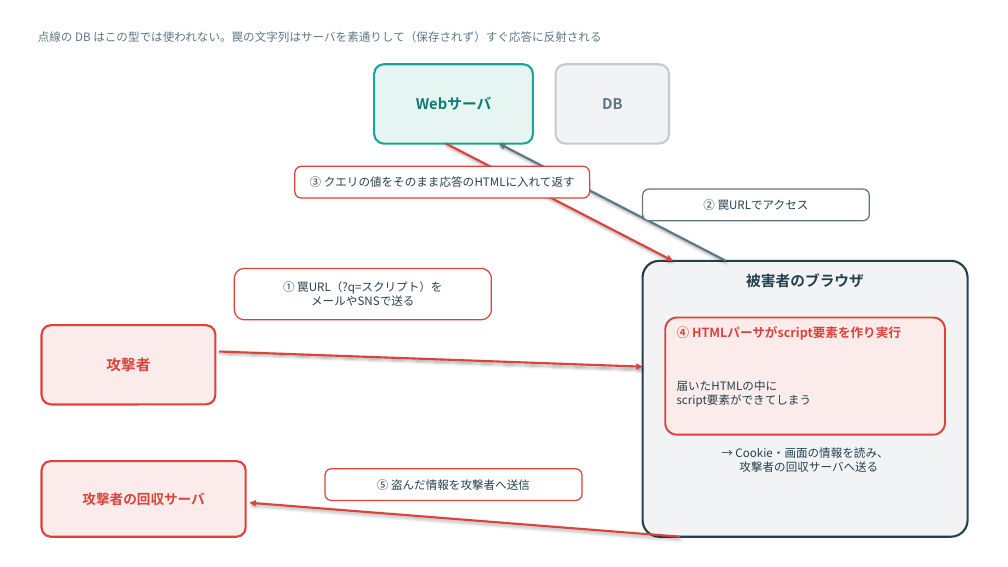
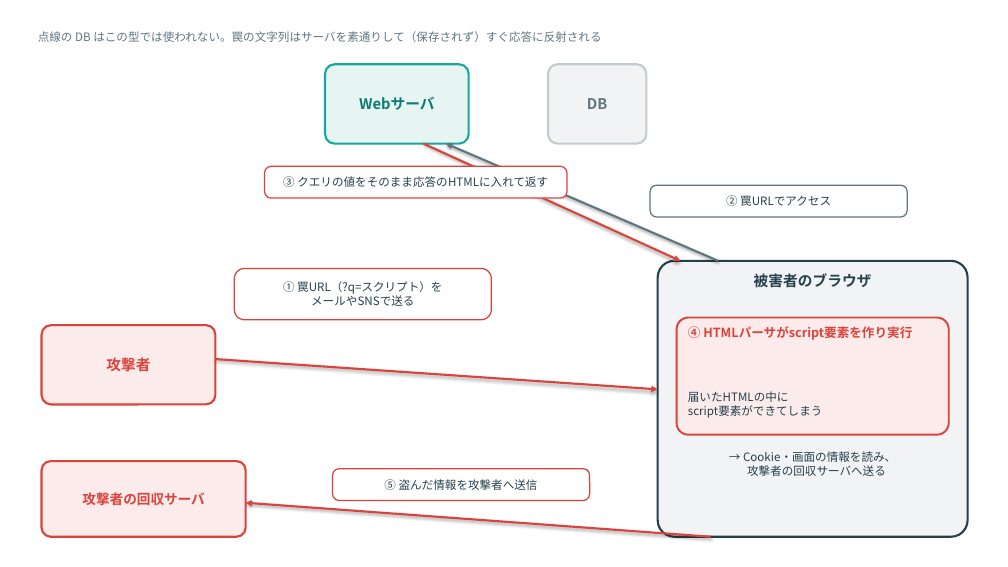
Before and after one commit to nico0748/tech-boosters, a slide deck: slide 3 of deep-dive/drafts/no.1-xss/image/HTMLパーサ図.pptx. Drawn at 1008x567 pixels with LibreOffice and Linux fonts; fonts in the diff are those of the drawing. Boxes give left, top, right and bottom in pixels: in the first picture for what was removed or moved away, otherwise in the second. Text is boxed around its words. In the diff, an @@ line names an element or a change of style, - is before the commit and + after.

```diff
--- a/deep-dive/drafts/no.1-xss/image/HTMLパーサ図.pptx
+++ b/deep-dive/drafts/no.1-xss/image/HTMLパーサ図.pptx
@@ text "Webサーバ": place and size @@
-text "Webサーバ" at [416, 96, 492, 110]
+text "Webサーバ" at [359, 96, 435, 110]
@@ rounded rectangle: place and size @@
-rounded rectangle at [374, 64, 533, 144]
+rounded rectangle at [325, 64, 469, 144]
@@ text "DB": place and size @@
-text "DB" at [602, 98, 623, 109]
+text "DB" at [587, 98, 608, 109]
@@ rounded rectangle: place and size @@
-rounded rectangle at [556, 64, 669, 144]
+rounded rectangle at [548, 64, 647, 144]
@@ arrow moved from (446, 144) - (673, 261) to (423, 144) - (681, 261) @@
@@ arrow moved from (726, 261) - (499, 144) to (718, 261) - (446, 144) @@
@@ rounded rectangle: place and size @@
-rounded rectangle at [295, 166, 590, 198]
+rounded rectangle at [265, 166, 567, 198]
@@ text "③ クエリの値をそのまま応答のHTMLに入れて返す": place and size @@
-text "③ クエリの値をそのまま応答のHTMLに入れて返す" at [310, 176, 575, 187]
+text "③ クエリの値をそのまま応答のHTMLに入れて返す" at [283, 176, 548, 187]
@@ rounded rectangle: place and size @@
-rounded rectangle at [643, 189, 870, 221]
+rounded rectangle at [650, 185, 907, 217]
@@ text "② 罠URLでアクセス": place and size @@
-text "② 罠URLでアクセス" at [703, 199, 809, 210]
+text "② 罠URLでアクセス" at [726, 195, 831, 206]
@@ rounded rectangle: place and size @@
-rounded rectangle at [643, 261, 968, 537]
+rounded rectangle at [658, 261, 968, 537]
@@ text "被害者のブラウザ": place and size @@
-text "被害者のブラウザ" at [746, 273, 864, 288]
+text "被害者のブラウザ" at [754, 273, 872, 288]
@@ rounded rectangle: place and size @@
-rounded rectangle at [665, 318, 945, 435]
+rounded rectangle at [677, 318, 949, 435]
@@ text "④ HTMLパーサがscript要素を作り実行": place and size @@
-text "④ HTMLパーサがscript要素を作り実行" at [677, 326, 901, 340]
+text "④ HTMLパーサがscript要素を作り実行" at [688, 326, 912, 340]
@@ arrow moved from (219, 352) - (643, 367) to (216, 359) - (658, 389) @@
@@ text "届いたHTMLの中に": place and size @@
-text "届いたHTMLの中に" at [677, 380, 811, 407]
+text "届いたHTMLの中に" at [688, 391, 822, 418]
@@ rounded rectangle: place and size @@
-rounded rectangle at [325, 469, 582, 501]
+rounded rectangle at [333, 469, 590, 501]
@@ text "⑤ 盗んだ情報を攻撃者へ送信": place and size @@
-text "⑤ 盗んだ情報を攻撃者へ送信" at [377, 479, 530, 490]
+text "⑤ 盗んだ情報を攻撃者へ送信" at [384, 479, 538, 490]
@@ text "→ Cookie・画面の情報を読み、": place and size @@
-text "→ Cookie・画面の情報を読み、" at [735, 447, 888, 472]
+text "→ Cookie・画面の情報を読み、" at [743, 451, 896, 476]
@@ arrow moved from (681, 537) - (250, 503) to (711, 537) - (246, 503) @@
```
Also in this commit, not shown: 2 other slides changed, 4 other files.
